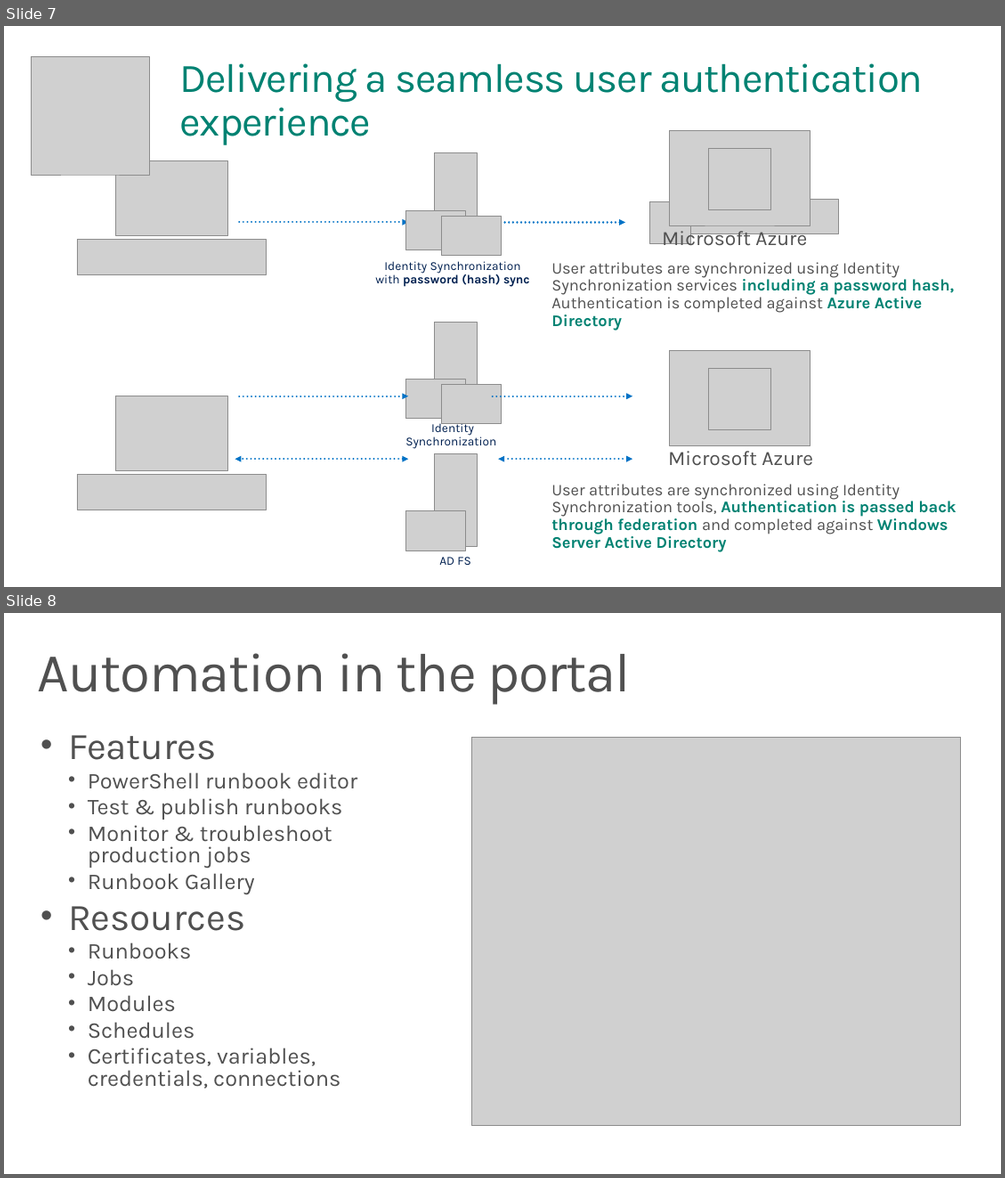
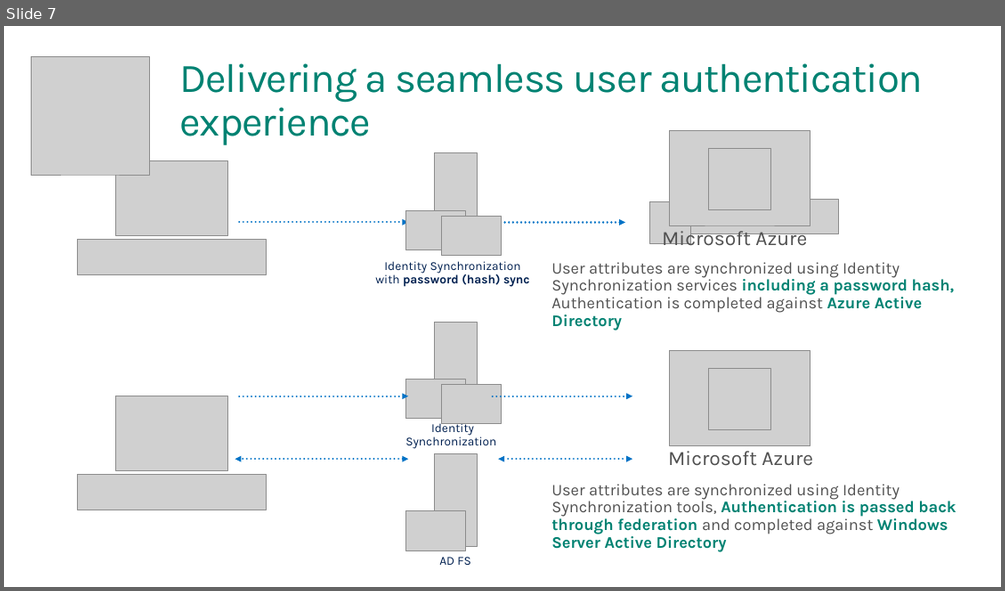
Before and after one commit to pkirch/hybridit15, a slide deck: Modul2/FY16Q2 Azure Hybrid (IT Camp Hybrid IT).pptx. Shown one above the other, each under a label of ours: slides 7 and 8 before the commit, slide 7 after it. The pictures are 1005x1178 and 1005x591 pixels, drawn with LibreOffice and Linux fonts; fonts in the diff are those of the drawing; grey boxes stand for pictures; background and template pictures are left out. Boxes give left, top, right and bottom in pixels: in the first picture for what was removed or moved away, otherwise in the second. Text is boxed around its words. In the diff, an @@ line names an element or a change of style, - is before the commit and + after.

```diff
--- a/Modul2/FY16Q2 Azure Hybrid (IT Camp Hybrid IT).pptx
+++ b/Modul2/FY16Q2 Azure Hybrid (IT Camp Hybrid IT).pptx
@@ slide 8 removed at [4,613,1001,1174], background #FFFFFF @@
@@ title removed at [38,653,631,705] @@
-Automation in the portal
@@ text removed at [68,735,357,1088] @@
-• Features
-  • PowerShell runbook editor
-  • Test & publish runbooks
-  • Monitor & troubleshoot
-    production jobs
-  • Runbook Gallery
-• Resources
-  • Runbooks
-  • Jobs
-  • Modules
-  • Schedules
-  • Certificates, variables,
-    credentials, connections
@@ picture removed at [471,738,961,1126] @@
```
Also in this commit, not shown: 2 other slides removed, 5 other files.
